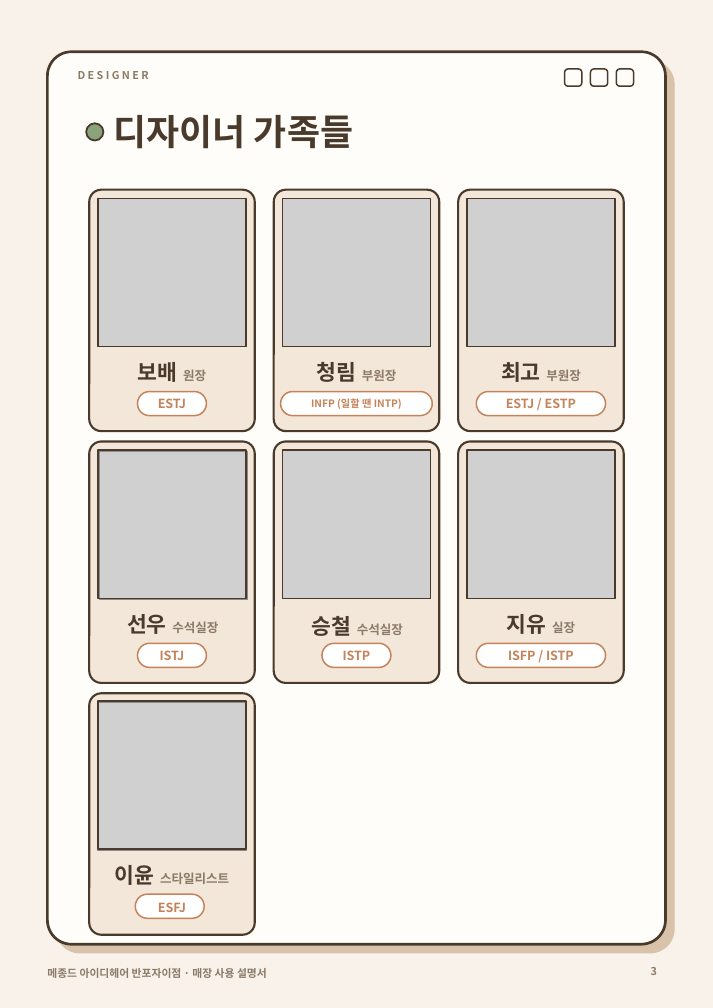
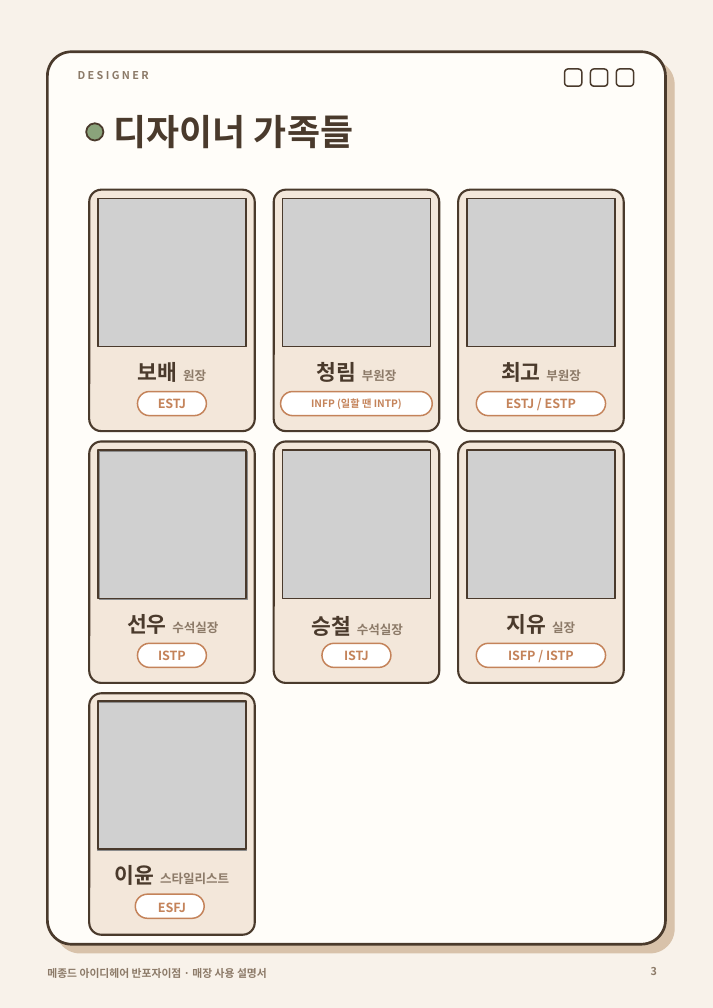
Before and after one commit to ehdrhks2607-eng/daily-cards, a slide deck: slide 3 of salon/salon_a4_pages.pptx. Drawn at 713x1008 pixels with LibreOffice and Linux fonts; fonts in the diff are those of the drawing; grey boxes stand for pictures. Boxes give left, top, right and bottom in pixels: in the first picture for what was removed or moved away, otherwise in the second. Text is boxed around its words. In the diff, an @@ line names an element or a change of style, - is before the commit and + after.

```diff
--- a/salon/salon_a4_pages.pptx
+++ b/salon/salon_a4_pages.pptx
@@ text at [158,650,186,660]: text changed @@
-ISTJ
+ISTP
@@ text at [344,650,369,660]: text changed @@
-ISTP
+ISTJ
```
Also in this commit, not shown: 1 slide added, 7 other files.
